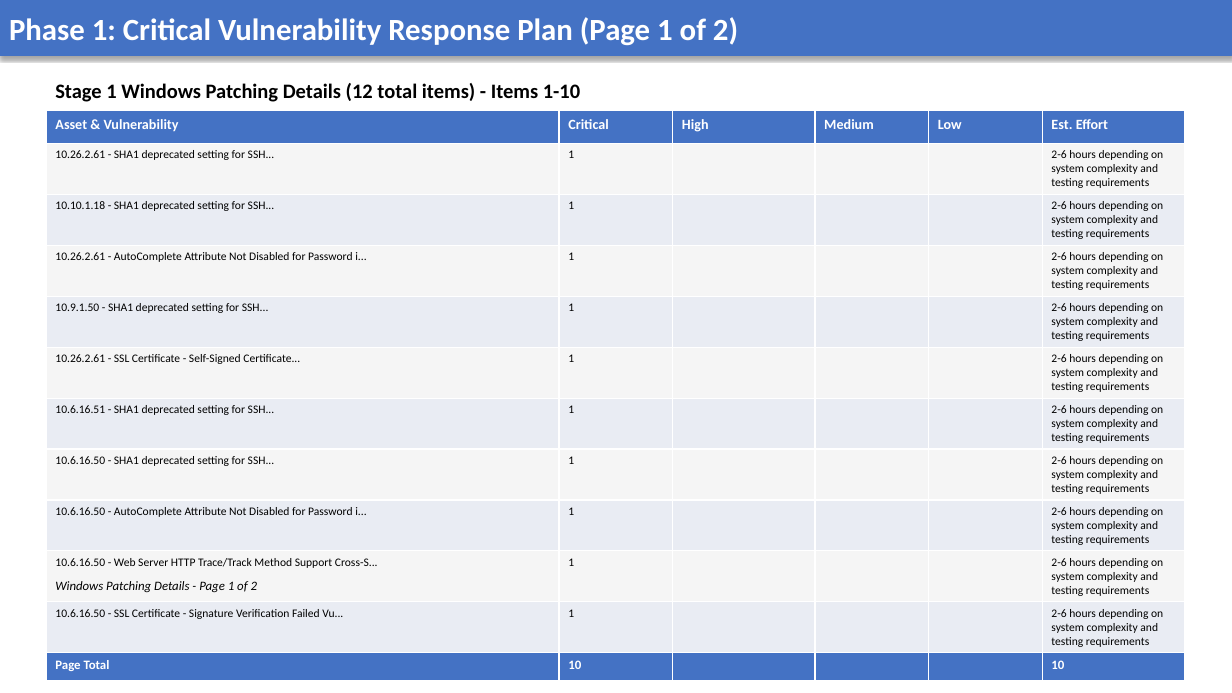
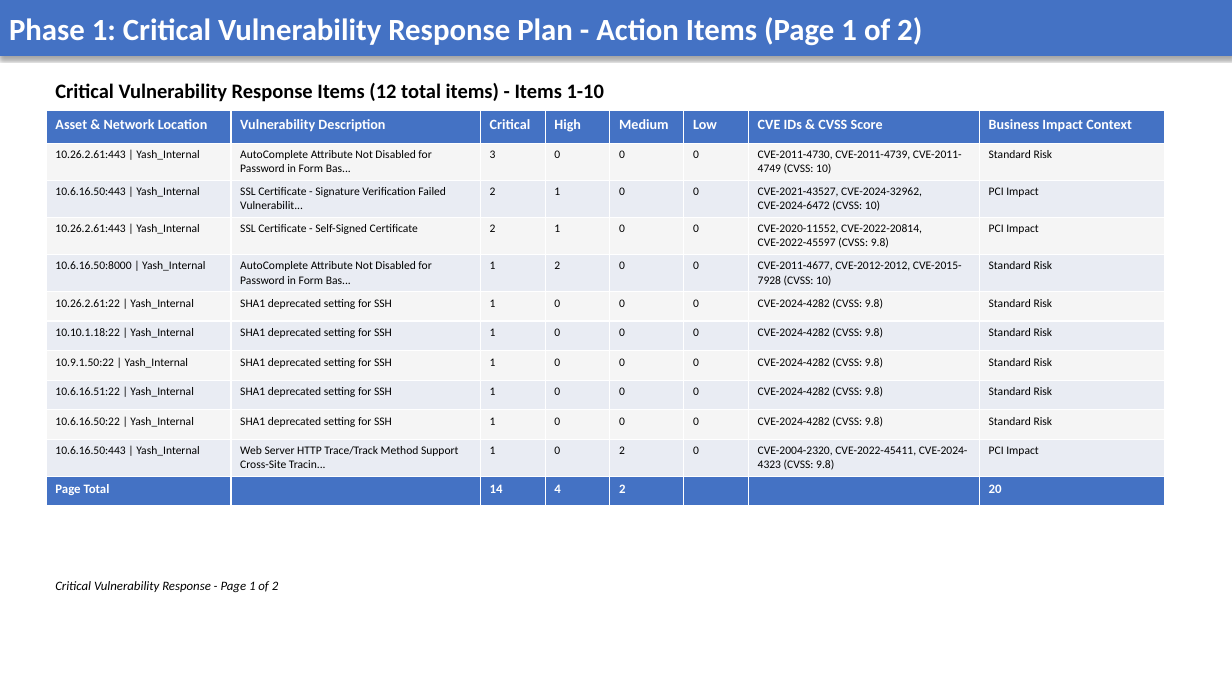
Before and after one commit to AnekantEmployee/vms_automation, a slide deck: slide 11 of vms_ppt/Test Report 2.pptx. Drawn at 1232x693 pixels with LibreOffice and Linux fonts; fonts in the diff are those of the drawing. Boxes give left, top, right and bottom in pixels: in the first picture for what was removed or moved away, otherwise in the second. Text is boxed around its words. In the diff, an @@ line names an element or a change of style, - is before the commit and + after.

```diff
--- a/vms_ppt/Test Report 2.pptx
+++ b/vms_ppt/Test Report 2.pptx
@@ text at (x1=9, y1=17, x2=922, y2=45): text changed @@
-Phase 1: Critical Vulnerability Response Plan (Page 1 of 2)
+Phase 1: Critical Vulnerability Response Plan - Action Items (Page 1 of 2)
@@ text at (x1=55, y1=83, x2=604, y2=102): text changed @@
-Stage 1 Windows Patching Details (12 total items) - Items 1-10
+Critical Vulnerability Response Items (12 total items) - Items 1-10
@@ table at (x1=46, y1=111, x2=1165, y2=499) @@
-column 1: Asset & Vulnerability | 10.26.2.61 - SHA1 deprecated setting for SSH... | 10.10.1.18 - SHA1 deprecated setting for SSH... | 10.26.2.61 - AutoComplete Attribute Not Disabled for Password i... | 10.9.1.50 - SHA1 deprecated setting for SSH... | 10.26.2.61 - SSL Certificate - Self-Signed Certificate... | 10.6.16.51 - SHA1 deprecated setting for SSH... | 10.6.16.50 - SHA1 deprecated setting for SSH... | 10.6.16.50 - AutoComplete Attribute Not Disabled for Password i... | 10.6.16.50 - Web Server HTTP Trace/Track Method Support Cross-S... | 10.6.16.50 - SSL Certificate - Signature Verification Failed Vu... | Page Total
-column 2: Critical | 1 | 1 | 1 | 1 | 1 | 1 | 1 | 1 | 1 | 1 | 10
-column 3: High |  |  |  |  |  |  |  |  |  |  | 
-column 4: Medium |  |  |  |  |  |  |  |  |  |  | 
-column 5: Low |  |  |  |  |  |  |  |  |  |  | 
-column 6: Est. Effort | 2-6 hours depending on system complexity and testing requirements | 2-6 hours depending on system complexity and testing requirements | 2-6 hours depending on system complexity and testing requirements | 2-6 hours depending on system complexity and testing requirements | 2-6 hours depending on system complexity and testing requirements | 2-6 hours depending on system complexity and testing requirements | 2-6 hours depending on system complexity and testing requirements | 2-6 hours depending on system complexity and testing requirements | 2-6 hours depending on system complexity and testing requirements | 2-6 hours depending on system complexity and testing requirements | 10
+column 1: Asset & Network Location | 10.26.2.61:443 | Yash_Internal | 10.6.16.50:443 | Yash_Internal | 10.26.2.61:443 | Yash_Internal | 10.6.16.50:8000 | Yash_Internal | 10.26.2.61:22 | Yash_Internal | 10.10.1.18:22 | Yash_Internal | 10.9.1.50:22 | Yash_Internal | 10.6.16.51:22 | Yash_Internal | 10.6.16.50:22 | Yash_Internal | 10.6.16.50:443 | Yash_Internal | Page Total
+column 2: Vulnerability Description | AutoComplete Attribute Not Disabled for Password in Form Bas... | SSL Certificate - Signature Verification Failed Vulnerabilit... | SSL Certificate - Self-Signed Certificate | AutoComplete Attribute Not Disabled for Password in Form Bas... | SHA1 deprecated setting for SSH | SHA1 deprecated setting for SSH | SHA1 deprecated setting for SSH | SHA1 deprecated setting for SSH | SHA1 deprecated setting for SSH | Web Server HTTP Trace/Track Method Support Cross-Site Tracin... | 
+column 3: Critical | 3 | 2 | 2 | 1 | 1 | 1 | 1 | 1 | 1 | 1 | 14
+column 4: High | 0 | 1 | 1 | 2 | 0 | 0 | 0 | 0 | 0 | 0 | 4
+column 5: Medium | 0 | 0 | 0 | 0 | 0 | 0 | 0 | 0 | 0 | 2 | 2
+column 6: Low | 0 | 0 | 0 | 0 | 0 | 0 | 0 | 0 | 0 | 0 | 
+column 7: CVE IDs & CVSS Score | CVE-2011-4730, CVE-2011-4739, CVE-2011-4749 (CVSS: 10) | CVE-2021-43527, CVE-2024-32962, CVE-2024-6472 (CVSS: 10) | CVE-2020-11552, CVE-2022-20814, CVE-2022-45597 (CVSS: 9.8) | CVE-2011-4677, CVE-2012-2012, CVE-2015-7928 (CVSS: 10) | CVE-2024-4282 (CVSS: 9.8) | CVE-2024-4282 (CVSS: 9.8) | CVE-2024-4282 (CVSS: 9.8) | CVE-2024-4282 (CVSS: 9.8) | CVE-2024-4282 (CVSS: 9.8) | CVE-2004-2320, CVE-2022-45411, CVE-2024-4323 (CVSS: 9.8) | 
+column 8: Business Impact Context | Standard Risk | PCI Impact | PCI Impact | Standard Risk | Standard Risk | Standard Risk | Standard Risk | Standard Risk | Standard Risk | PCI Impact | 20
@@ table resized from (x1=46, y1=111, x2=1185, y2=675) to (x1=46, y1=111, x2=1165, y2=499) @@
@@ text at (x1=55, y1=581, x2=278, y2=593): text changed @@
-Windows Patching Details - Page 1 of 2
+Critical Vulnerability Response - Page 1 of 2
```
Also in this commit, not shown: 8 other slides changed, 3 slides added, 3 slides removed, 8 other files.
